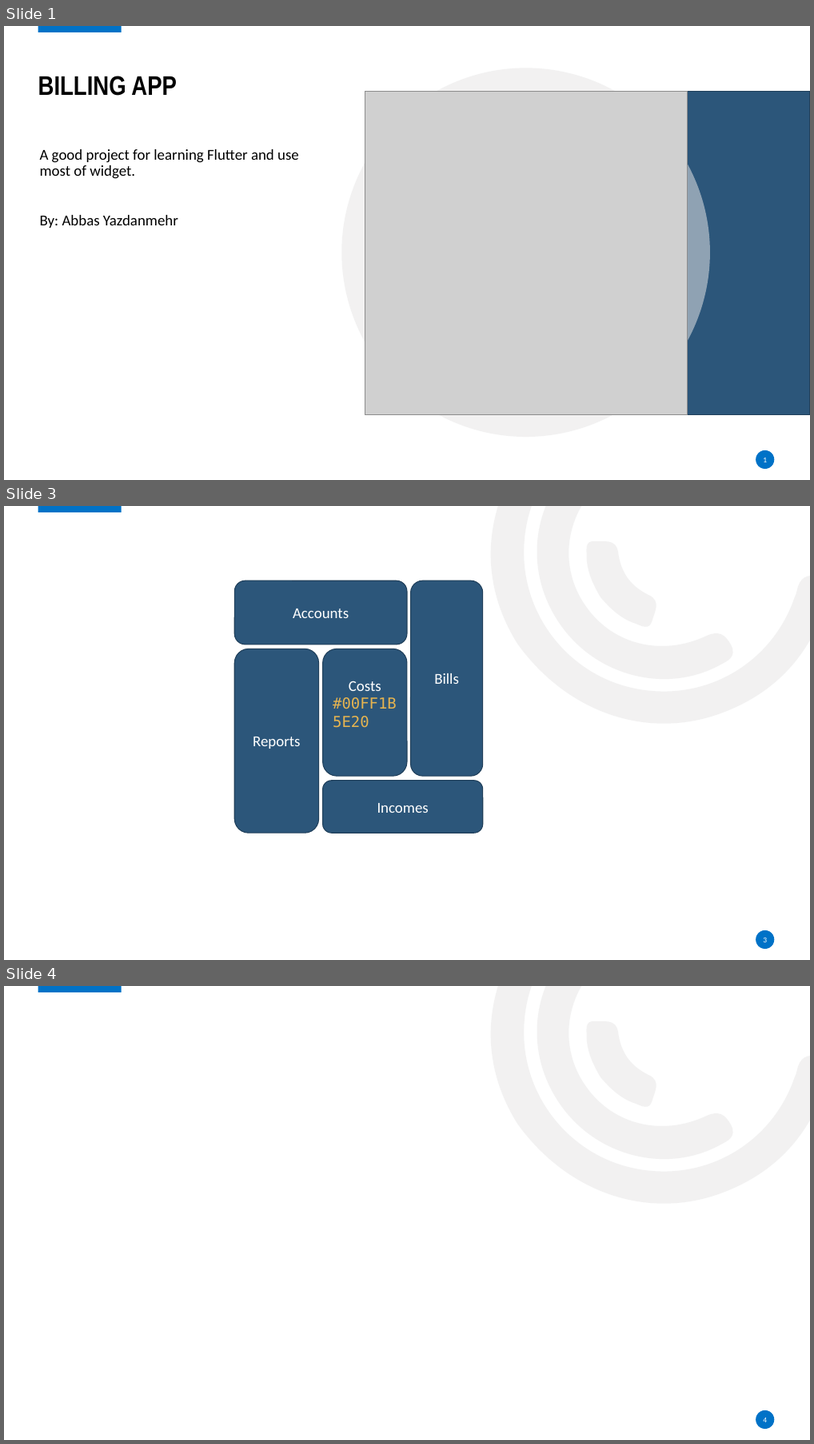
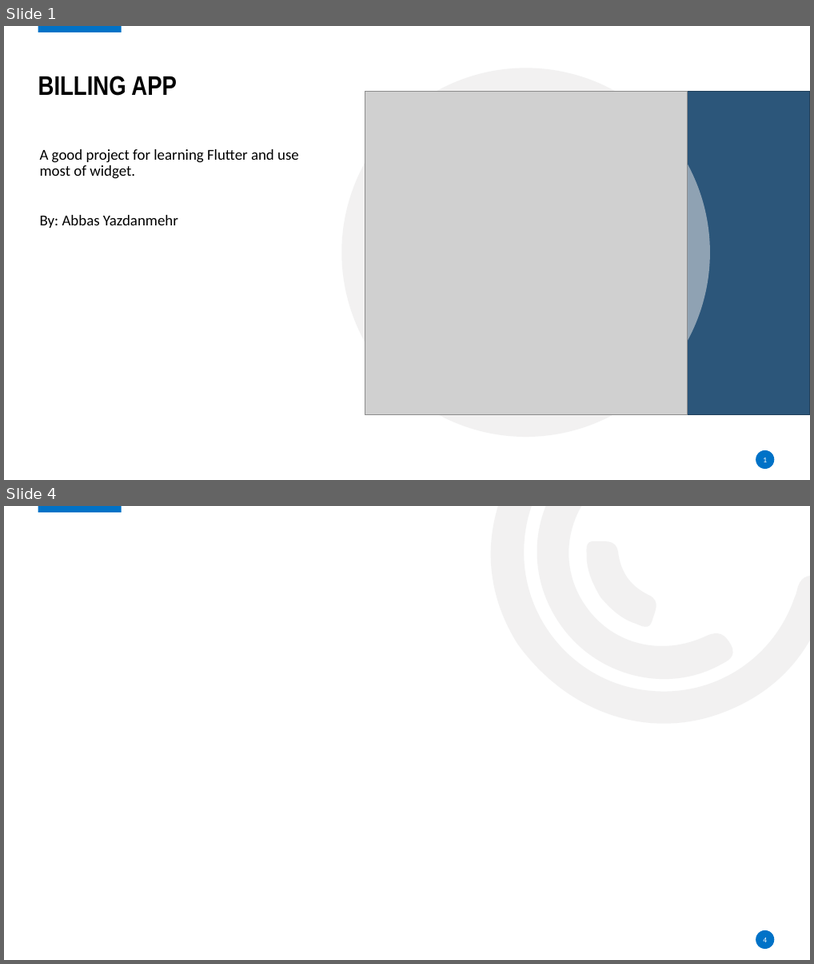
Before and after one commit to abbasyazdanmehr/billing-app-flutter, a slide deck: Billing app.pptx. Shown one above the other, each under a label of ours: slides 1, 3 and 4 before the commit, slides 1 and 4 after it; the slides between them are not shown. The pictures are 814x1444 and 814x964 pixels, drawn with LibreOffice and Linux fonts; fonts in the diff are those of the drawing; grey boxes stand for pictures; background and template pictures are left out. Boxes give left, top, right and bottom in pixels: in the first picture for what was removed or moved away, otherwise in the second. Text is boxed around its words. In the diff, an @@ line names an element or a change of style, - is before the commit and + after.

Commit message:
delete action for accounts, bills and turnovers.

```diff
--- a/Billing app.pptx
+++ b/Billing app.pptx
@@ slide 3 removed at [4,506,810,960], background #FFFFFF; not listed: 5 template elements that a slide beside it also shows @@
@@ rounded rectangle removed at [234,580,407,644] @@
-Accounts
@@ rounded rectangle removed at [411,580,483,776] @@
-Bills
@@ rounded rectangle removed at [234,648,318,832] @@
-Reports
@@ rounded rectangle removed at [323,648,407,776] @@
-Costs
-#00FF1B5E20
@@ rounded rectangle removed at [323,780,483,832] @@
-Incomes
@@ page number removed at [763,937,767,942] @@
-3
```
Also in this commit, not shown: 1 slide changed, 1 slide added, 3 other files.
